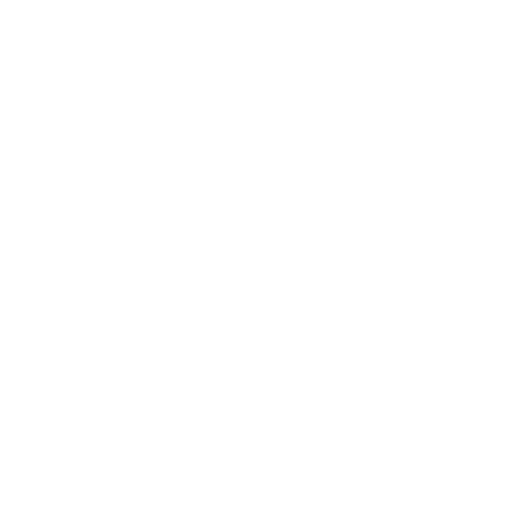
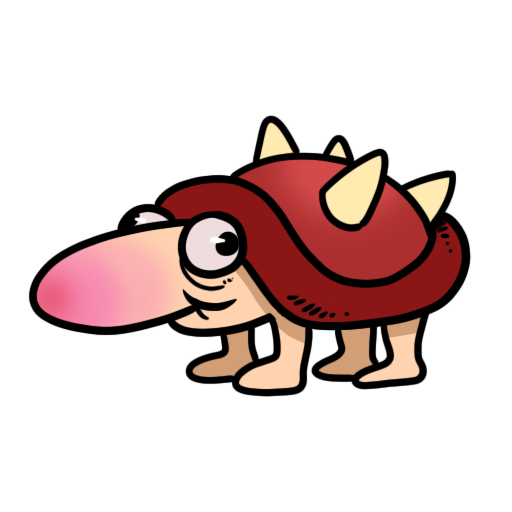
Layered file, before and after one edit (512 × 512). Changes by layer:
added group "Pikpik" with 5 layers above "Bario" over [28, 115, 472, 398]
added layer "Calque 15" in group "Pikpik" over [28, 115, 472, 398]
added layer "Calque 16" in group "Pikpik" over [31, 117, 469, 395]
